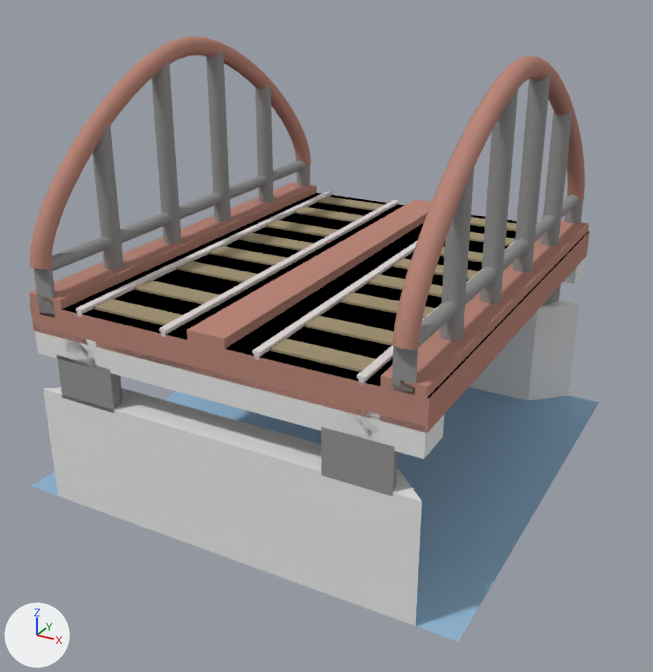
The Blender file trunk/data/models/railbridge.blend: old version first, new version second.
Both versions are drawn from a 50 mm camera at (4.43, -8.36, 5.52) aimed at (0.03, -0.36, 1.52). Lighting does not change. The marker at lower left points along +X, +Y and +Z. The same objects are shown in both versions, whatever each file hides.
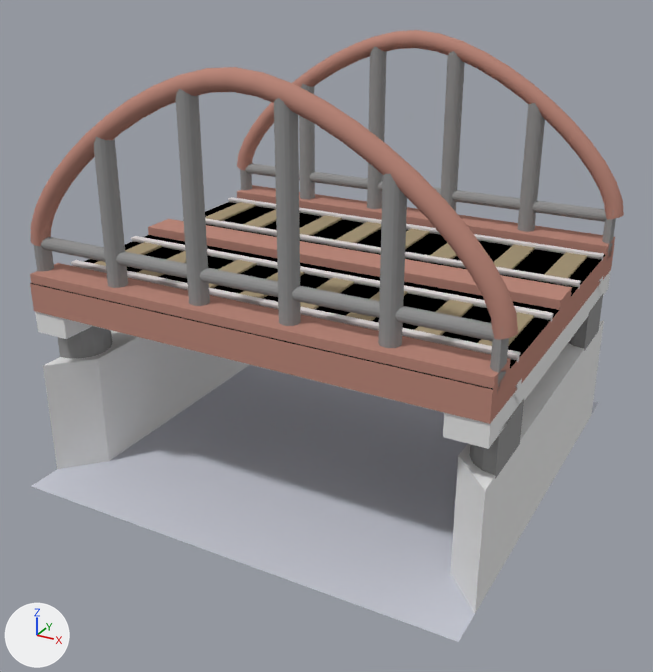
What differs and where, as boxes [x1, y1, x2, y2] in the pictures (653 x 672 px):
'Plane.001', turned
    before: [30, 36, 590, 626]
    after: [30, 30, 624, 613]
'Plane.006', recoloured (blue to grey)
    both: [31, 365, 599, 642]

The edits, one by one:
Material 'water.001' (mat_water_001) is new.
Its base color is (0.608, 0.626, 0.704) (light grey #cdcfda).
me_plane_006 has 4 vertices, 1 face and spans x -1.0..1.0, y -1.0..1.0, z 0.0.
me_plane_006 no longer uses material mat_water (blue #96bbd9).
me_plane_006 now uses material mat_water_001 (light grey #cdcfda).
Object 'Plane.001' (ob_plane_001) turns from (0, 0, 45) to (0, 0, 135) degrees about x, y and z.
